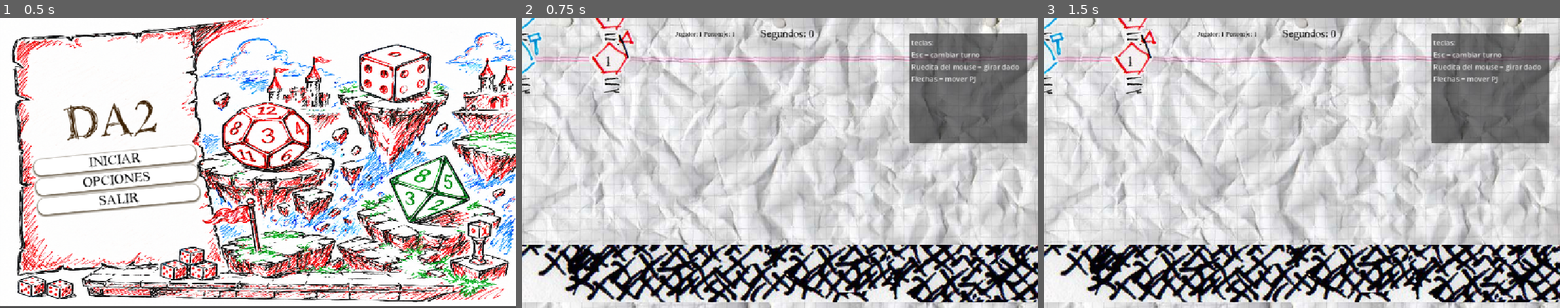
Above: before the commit, frames 1-3 (left to right).
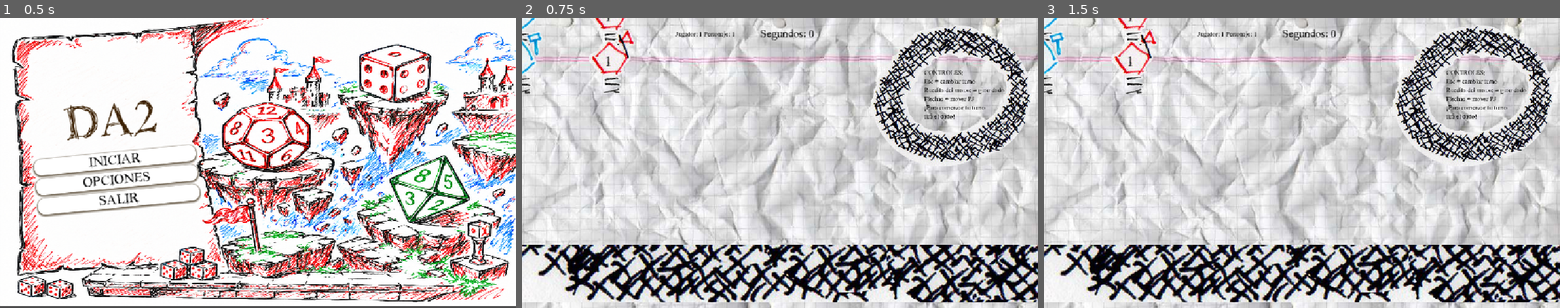
Above: after the commit, the same moments.

Repository: Pablo7776/Motores_Graficos
Game: Godot game, scene res://Escenas/menu_principal.tscn
Two runs of this game, one before a commit and one after it. Both use one fixed random seed, a clock stepped at 60 frames per second and the inputs below. The engine's default icon, where the game draws it, is replaced by a stand-in: a white triangle on a blue panel in a dark square.
Inputs (mouse positions are in pixels of both pictures, inside the frame that each line leads up to):
- Up to frame 1 (0.5 s): no input
- Up to frame 2 (0.75 s): click "INICIAR" at 0.5 s
- Up to frame 3 (1.5 s): move the mouse to (1415, 148) at 1.27 s; hold Right (mover_derecha) from 1.28 s (still down); click (1415, 148) at 1.35 s

Frame 1 is identical in both runs. In frame 2, 11% of the frame differs, in the area x 67-99%, y 2-52%; in frame 3, 11%.

Commit message:
Asset en UI de controles
Agregué un circulo del estilo visual que veníamos manejando y puse los controles adentro. Además agregué el mensaje de que lances tu dado para empezar el turno ahí mismo.

Diff:
--- a/da-2-zafarrancho/juego/main.tscn
+++ b/da-2-zafarrancho/juego/main.tscn
@@ -6,6 +6,8 @@
 [ext_resource type="PackedScene" uid="uid://cjx5m6v6e4cab" path="res://modulos/escenario/escenario.tscn" id="3_wpyno"]
 [ext_resource type="PackedScene" uid="uid://dnvdn8e7tarvj" path="res://Escenas/gestor_de_turnos.tscn" id="4_wpyno"]
 [ext_resource type="PackedScene" uid="uid://bl4kaog8ass5y" path="res://Escenas/Interfaz/hud.tscn" id="5_47xpy"]
+[ext_resource type="Texture2D" uid="uid://4rors13fn3t7" path="res://Recursos/Assets_Visuales/UI/Circulo.png" id="7_y0801"]
+[ext_resource type="FontFile" uid="uid://cla3yyxnq4amh" path="res://Recursos/Tipografias/!SketchyTimes-b.ttf" id="8_d2hqu"]
 
 [node name="Main" type="Node2D" unique_id=2115022120]
 script = ExtResource("1_itpfl")
@@ -26,12 +28,27 @@
 
 [node name="HUD" parent="." unique_id=265661405 instance=ExtResource("5_47xpy")]
 
-[node name="TextEdit" type="TextEdit" parent="." unique_id=951989123]
-offset_left = 865.0
-offset_top = 35.0
-offset_right = 1128.0
-offset_bottom = 280.0
-text = "teclas:
+[node name="TextureRect2" type="TextureRect" parent="." unique_id=1186711854]
+offset_left = 779.0
+offset_top = 16.999998
+offset_right = 1290.0
+offset_bottom = 467.0
+scale = Vector2(0.7, 0.7)
+texture = ExtResource("7_y0801")
+
+[node name="TextEdit" type="TextEdit" parent="TextureRect2" unique_id=951989123]
+modulate = Color(0, 0, 0, 1)
+self_modulate = Color(1, 1, 1, 0)
+layout_mode = 0
+offset_left = 165.71432
+offset_top = 131.42857
+offset_right = 428.71432
+offset_bottom = 376.4286
+theme_override_fonts/font = ExtResource("8_d2hqu")
+theme_override_font_sizes/font_size = 23
+text = "CONTROLES:
 Esc = cambiar turno
 Ruedita del mouse = girar dado
-Flechas = mover PJ"
+Flechas = mover PJ
+¡Para comenzar tu turno
+tirá el dado!"
Binary file added: da-2-zafarrancho/Recursos/Assets_Visuales/UI/Circulo.png
Not shown, added: da-2-zafarrancho/Recursos/Assets_Visuales/UI/Circulo.png.import
